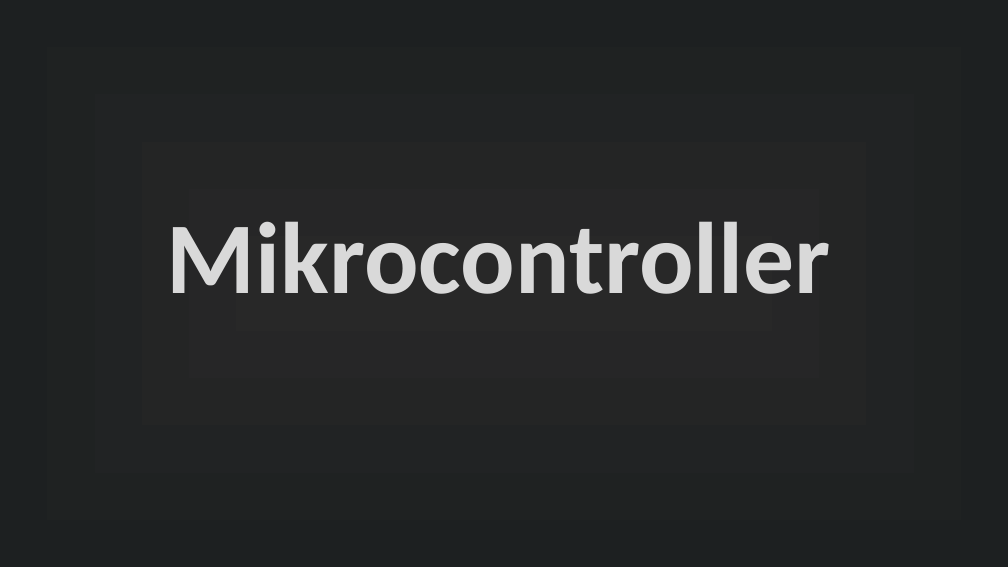
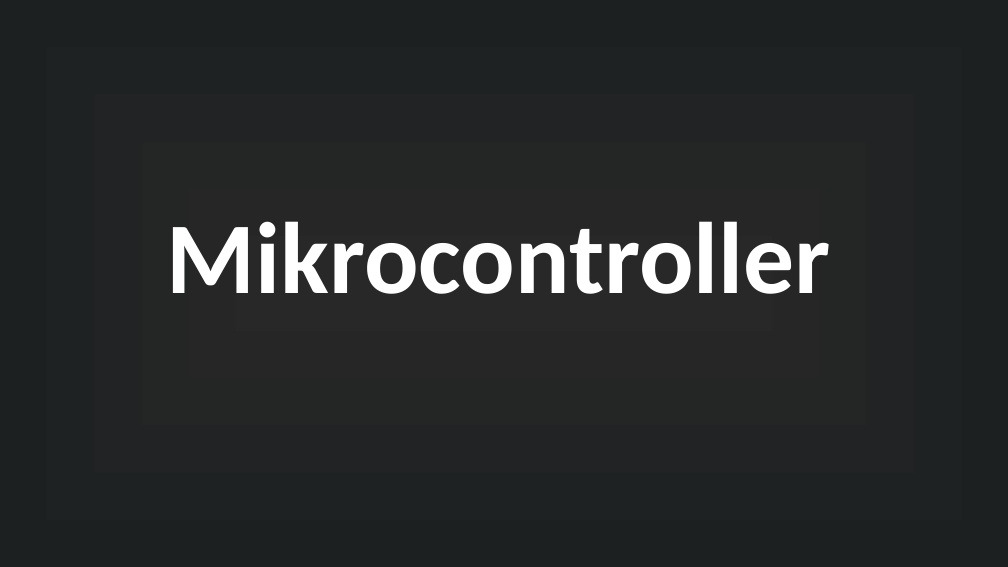
Before and after one commit to MuffinKran24/IMP_GFS, a slide deck: slide 1 of Mikrocontroller_GFS.odp. Drawn at 1008x567 pixels with LibreOffice and Linux fonts; fonts in the diff are those of the drawing. Boxes give left, top, right and bottom in pixels: in the first picture for what was removed or moved away, otherwise in the second. Text is boxed around its words. In the diff, an @@ line names an element or a change of style, - is before the commit and + after.

```diff
--- a/Mikrocontroller_GFS.odp
+++ b/Mikrocontroller_GFS.odp
@@ title "Mikrocontroller" at (167, 221, 831, 294): text colour #D9D9D9 to #FFFFFF @@
```
Also in this commit, not shown: 1 other slide changed, 2 other files.
